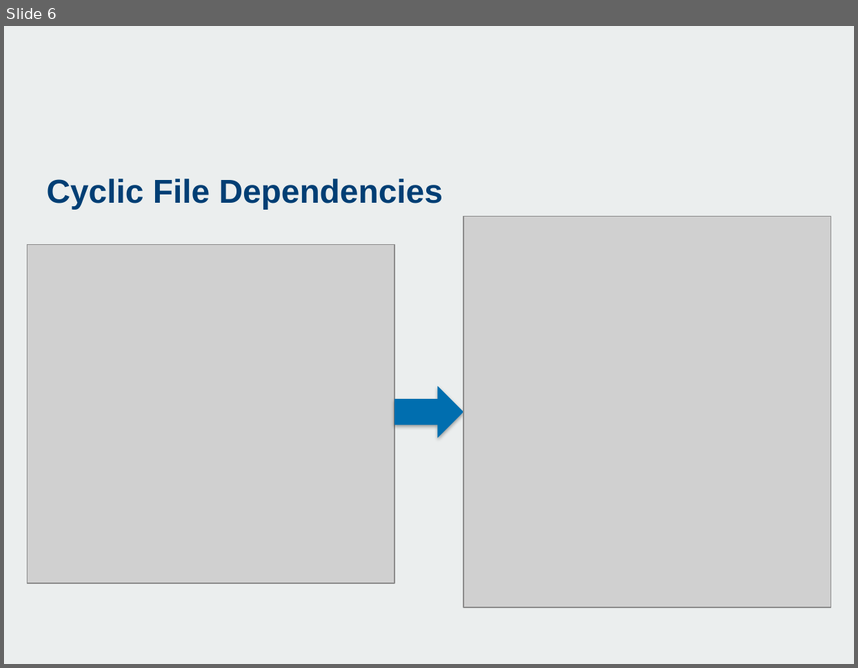
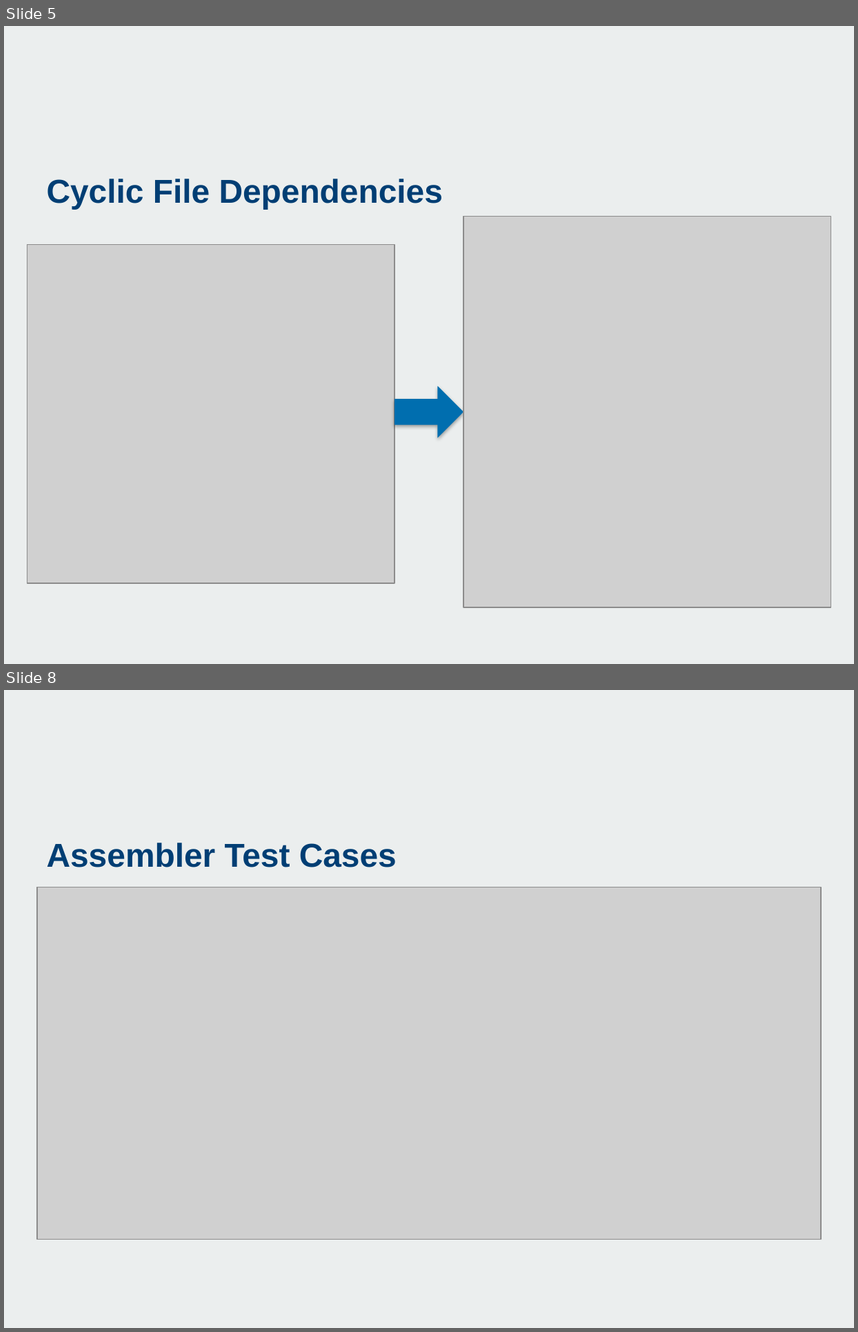
Before and after one commit to SiddhantSingh15/ImpCoin, a slide deck: doc/Group 02.pptx. Shown one above the other, each under a label of ours: slide 6 before the commit, slides 5 and 8 after it; the slides between them are not shown. The pictures are 858x668 and 858x1332 pixels, drawn with LibreOffice and Linux fonts; fonts in the diff are those of the drawing; grey boxes stand for pictures; background and template pictures are left out. Boxes give left, top, right and bottom in pixels: in the first picture for what was removed or moved away, otherwise in the second. Text is boxed around its words. In the diff, an @@ line names an element or a change of style, - is before the commit and + after.

```diff
--- a/doc/Group 02.pptx
+++ b/doc/Group 02.pptx
@@ slide 8 added at <box>4,690,854,1328</box>, background picture (left out) @@
@@ title added at <box>47,842,397,867</box>, 28 pt, text #003E74, bold @@
+Assembler Test Cases
@@ picture added at <box>37,887,821,1239</box> @@
@@ what was slide 6 is now slide 5 @@
```
Also in this commit, not shown: 2 slides changed, 5 other slides added, 1 slide removed, 1 other file.
